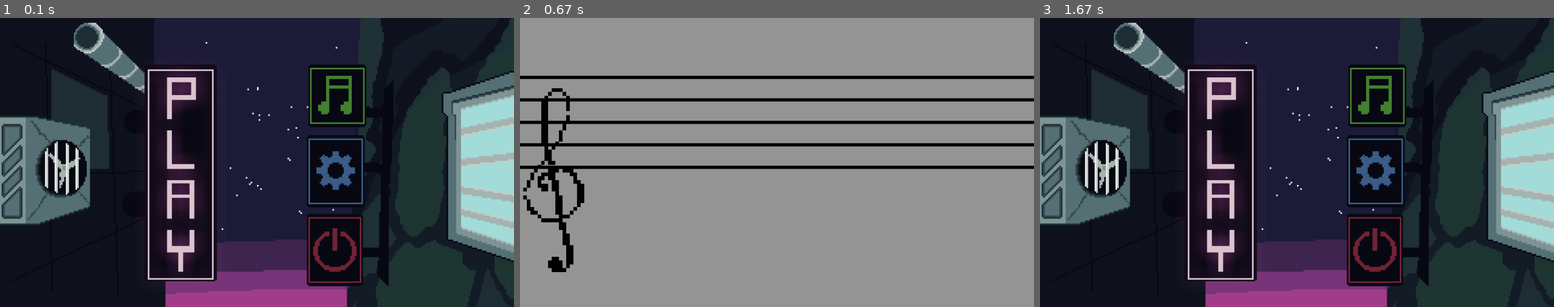
Above: before the commit, frames 1-3 (left to right).
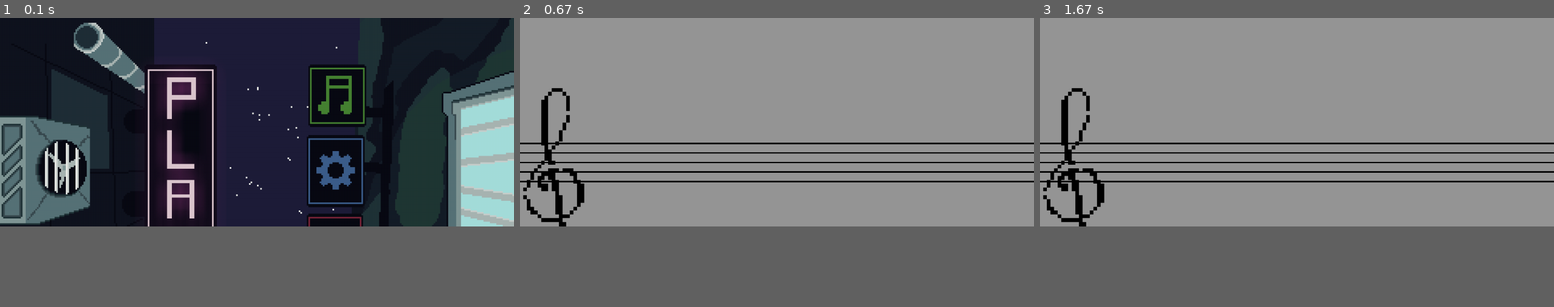
Above: after the commit, the same moments.

Repository: Kim-Draco/ProjetCr-aNum
Game: pygame game, started from main.py
The game is run twice, just before and just after one commit, with the same random seed, the same clock (stepped at 60 frames per second) and the same inputs.
Inputs (mouse positions are in pixels of both pictures, inside the frame that each line leads up to):
- Up to frame 1 (0.1 s): no input
- Up to frame 2 (0.67 s): tap Enter at 0.33 s
- Up to frame 3 (1.67 s): hold Esc 0.67-1.13 s; move the mouse to (1276, 130) at 0.7 s
The window is 900x506 before the commit and 900x365 after it. Grey fills any space a smaller window leaves; there, only what the larger window draws over its background counts as a difference.

The runs differ from the first frame. In frame 1, 14% of the frame differs, in the area x 0-100%, y 23-100%; in frame 2, 8.8%; in frame 3, 84%, in the area x 0-100%, y 0-100%.

Commit message:
essai echap

Diff:
--- a/Main.py
+++ /dev/null
@@ -1,81 +0,0 @@
-from tkinter import CENTER
-import pygame, random
-from Menu import MENU, CREA_MENU
-from Colors import COLORS
-from Notes import JOUENOTE
-from tuner import Tuner
-
-pygame.init()
-
-size = (1280,720)
-screen = pygame.display.set_mode(size)
-background = pygame.image.load("images/PageAcceuil/AccueilPlay.png")
-background = pygame.transform.scale(background, (1280, 720))
-
-index_list_Selections = CREA_MENU.index_list_Selections
-RectMenu_list_Selections = CREA_MENU.RectMenu_list_Selections
-list_Selections = CREA_MENU.list_Selections
-NbMenu = CREA_MENU.NbMenu
-Selection = CREA_MENU.Selection
-
-pygame.display.set_caption("Mon Jeu")
-
-
-for i in RectMenu_list_Selections:
-    list_Selections.add(i)
-
-# The loop will carry on until the user exits the game (e.g. clicks the close button).
-carryOn = True
-
-# The clock will be used to control how fast the screen updates
-clock = pygame.time.Clock()
-
-
-# -------- Main Program Loop -----------
-while carryOn:
-    # --- Main event loop
-
-    for event in pygame.event.get(): # User did something
-        if event.type == pygame.QUIT: # If user clicked close
-              carryOn = False # Flag that we are done so we can exit the while loop
-        elif event.type==pygame.KEYDOWN:
-            if event.key==pygame.K_RIGHT:
-                        if Selection < NbMenu:
-                            Selection += 1
-                        else:
-                            Selection = 0
-            if event.key==pygame.K_LEFT:
-                if Selection > 0:
-                    Selection -= 1
-                else:
-                    Selection = NbMenu
-            if event.key==pygame.K_RETURN:
-                if Selection == NbMenu:
-                    carryOn=False
-                elif Selection == 0:
-                    JOUENOTE(screen, carryOn)
-
-    # --- Game logic should go here
-
-    for i in index_list_Selections:
-        if i == index_list_Selections[Selection]:
-            background = index_list_Selections[Selection]
-
-    # --- Drawing code should go here
-    # First, clear the screen to white.
-    # screen.fill([150,150,150])
-    screen.blit(background, (0, 0))
-    # The you can draw different shapes and lines or add text to your background stage.
-    # coordonné : x, y, taille x, taille y !!!!
-    list_Selections.draw(screen)
-    #pygame.draw.rect(screen, GREEN, [100, 225, 100, 50],0)
-    #pygame.draw.rect(screen, [255,255,0], [300, 225, 100, 50],0)
-
-     # --- Go ahead and update the screen with what we've drawn.
-    pygame.display.flip()
-
-     # --- Limit to 60 frames per second
-    clock.tick(60)
-
-#Once we have exited the main program loop we can stop the game engine:
-pygame.quit()
--- a/Notes.py
+++ b/Notes.py
@@ -1,12 +1,12 @@
 # from asyncio import events
 import pygame
-# from tuner import Tuner
+from tuner import Tuner
 
 class JOUENOTE():
 
     def __init__(self, screen, carryOn):
         self.bar = pygame.image.load('images/Symbols/Bar_lines.png')
-        self.bar = pygame.transform.scale(self.bar, (1290, 520))
+        self.bar = pygame.transform.scale(self.bar, (1290, 220))
         self.treble = pygame.image.load('images/Symbols/Treble.png')
         self.treble = pygame.transform.scale(self.treble, (580, 620))
         # The loop will carry on until the user exits the game (e.g. clicks the close button).
@@ -27,19 +27,16 @@
 
             screen.fill([150,150,150])
             screen.fill([150, 150, 150])
-            screen.blit(self.bar, (0, 0))
+            screen.blit(self.bar, (0, 250))
             screen.blit(self.treble, (-200, 60))
 
             # --- Go ahead and update the screen with what we've drawn.
             pygame.display.flip()
 
-
-
             # Charge tuner
-            # Ne fonctionne pas pour l'instant plus rien ne fonctionne pendant l'écoute
-            #tuner = Tuner()
+            tuner = Tuner()
             # Start listening to the notes played
-            #tuner.musique()
+            tuner.musique(carryOnThis, carryOn)
 
             # --- Limit to 60 frames per second
             clock.tick(60)
--- a/PygameTest.py
+++ b/main.py
@@ -5,7 +5,7 @@
 from Notes import JOUENOTE
 pygame.init()
 
-size = (1280,720)
+size = (1280,520)
 screen = pygame.display.set_mode(size)
 background = pygame.image.load("images/PageAcceuil/AccueilPLay.png")
 background = pygame.transform.scale(background, (1280, 720))
--- a/tuner.py
+++ b/tuner.py
@@ -30,7 +30,7 @@
     ######################################################################
 
     def __init__(self):
-        self.image1 = pygame.image.load('images/Symbols/note.png')
+        self.image1 = pygame.image.load('images/Symbols/Flat.png')
         # For printing out notes
         self.note_names = 'C C# D D# E F F# G G# A A# B'.split()
 
@@ -65,7 +65,7 @@
     def note_to_fftbin(self, n):
         return self.number_to_freq(n) / self.FREQ_STEP
 
-    def musique(self):
+    def musique(self, carryOnThis, carryOn):
 
         imin = max(0, int(np.floor(self.note_to_fftbin(self.NOTE_MIN - 1))))
         imax = min(self.samples_per_fft, int(np.ceil(self.note_to_fftbin(self.NOTE_MAX + 1))))
@@ -82,48 +82,59 @@
                                         frames_per_buffer=self.FRAME_SIZE)
 
         zelda_lullaby = ['B4', 'D5', 'A4', 'G4', 'A4', 'B4', 'D5', 'A4', 'B4', 'D5', 'A5', 'G5', 'D5', 'C5', 'B4', 'A4']
+        while carryOn and carryOnThis:
+            for event in pygame.event.get():  # User did something
+                if event.type == pygame.QUIT:  # If user clicked close
+                    pygame.quit()
+                    # Flag that we are done, so we can exit the while loop
+                elif event.type == pygame.KEYDOWN:
+                    if event.key == pygame.K_ESCAPE:
+                        carryOnThis = False
 
-        for note_valid in zelda_lullaby:
-            print('------------------------------')
-            print(note_valid)
+            for note_valid in zelda_lullaby:
+                print('------------------------------')
+                print(note_valid)
 
-            stream.start_stream()
-            start_time = datetime.datetime.now()
+                stream.start_stream()
+                start_time = datetime.datetime.now()
 
-            # Create Hanning window function
-            window = 0.5 * (1 - np.cos(np.linspace(0, 2 * np.pi, self.samples_per_fft, False)))
+                # Create Hanning window function
+                window = 0.5 * (1 - np.cos(np.linspace(0, 2 * np.pi, self.samples_per_fft, False)))
 
-            # Print initial text
-            # print ('sampling at', FSAMP, 'Hz with max resolution of', FREQ_STEP, 'Hz')
-            # print
-            # As long as we are getting data:
-            while stream.is_active():
-                # Shift the buffer down and new data in
-                buf[:-self.FRAME_SIZE] = buf[self.FRAME_SIZE:]
-                buf[-self.FRAME_SIZE:] = np.fromstring(stream.read(self.FRAME_SIZE), np.int16)
+                # Print initial text
+                # print ('sampling at', FSAMP, 'Hz with max resolution of', FREQ_STEP, 'Hz')
+                # print
+                # As long as we are getting data:
 
-                # Run the FFT on the windowed buffer
-                fft = np.fft.rfft(buf * window)
+                while stream.is_active():
 
-                # Get frequency of maximum response in range
-                freq = (np.abs(fft[imin:imax]).argmax() + imin) * self.FREQ_STEP
+                    # Shift the buffer down and new data in
+                    buf[:-self.FRAME_SIZE] = buf[self.FRAME_SIZE:]
+                    buf[-self.FRAME_SIZE:] = np.fromstring(stream.read(self.FRAME_SIZE), np.int16)
 
-                # Get note number and nearest note
-                n = self.freq_to_number(freq)
-                n0 = int(round(n))
+                    # Run the FFT on the windowed buffer
+                    fft = np.fft.rfft(buf * window)
 
-                # Console output once we have a full buffer
-                num_frames += 1
+                    # Get frequency of maximum response in range
+                    freq = (np.abs(fft[imin:imax]).argmax() + imin) * self.FREQ_STEP
 
-                # if num_frames >= FRAMES_PER_FFT:
-                #     print ('freq: {:7.2f} Hz\tnote: {:>3s} {:+.2f}'.format(freq, note_name(n0), n-n0))
+                    # Get note number and nearest note
+                    n = self.freq_to_number(freq)
+                    n0 = int(round(n))
 
-                time_elapsed = datetime.datetime.now() - start_time
-                if (note_valid == self.note_name(n0).split('.')[0] or time_elapsed > datetime.timedelta(seconds=5)):
-                    stream.stop_stream()
-                    if (note_valid == self.note_name(n0).split('.')[0]):
-                        print('note found !!')
-                    else:
-                        print('time out :(')
-                    print('------------------------------')
-                    break
+                    # Console output once we have a full buffer
+                    num_frames += 1
+
+                    # if num_frames >= FRAMES_PER_FFT:
+                    #     print ('freq: {:7.2f} Hz\tnote: {:>3s} {:+.2f}'.format(freq, note_name(n0), n-n0))
+
+                    time_elapsed = datetime.datetime.now() - start_time
+                    if (note_valid == self.note_name(n0).split('.')[0] or time_elapsed > datetime.timedelta(seconds=5)):
+                        stream.stop_stream()
+                        if (note_valid == self.note_name(n0).split('.')[0]):
+                            print('note found !!')
+
+                        else:
+                            print('time out :(')
+                        print('------------------------------')
+                        break
